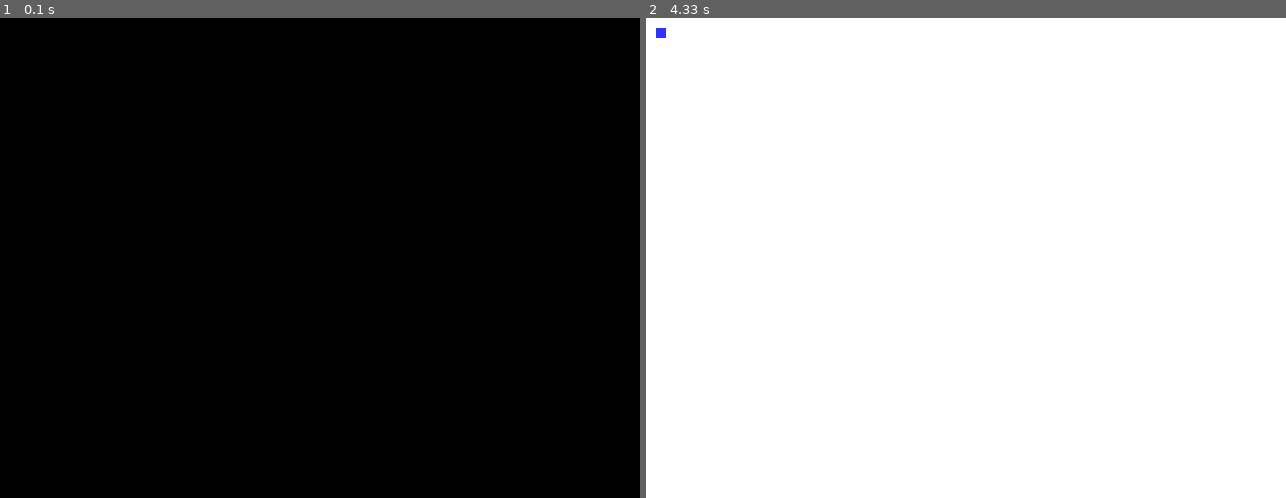
Above: before the commit, frames 1-2 (left to right).
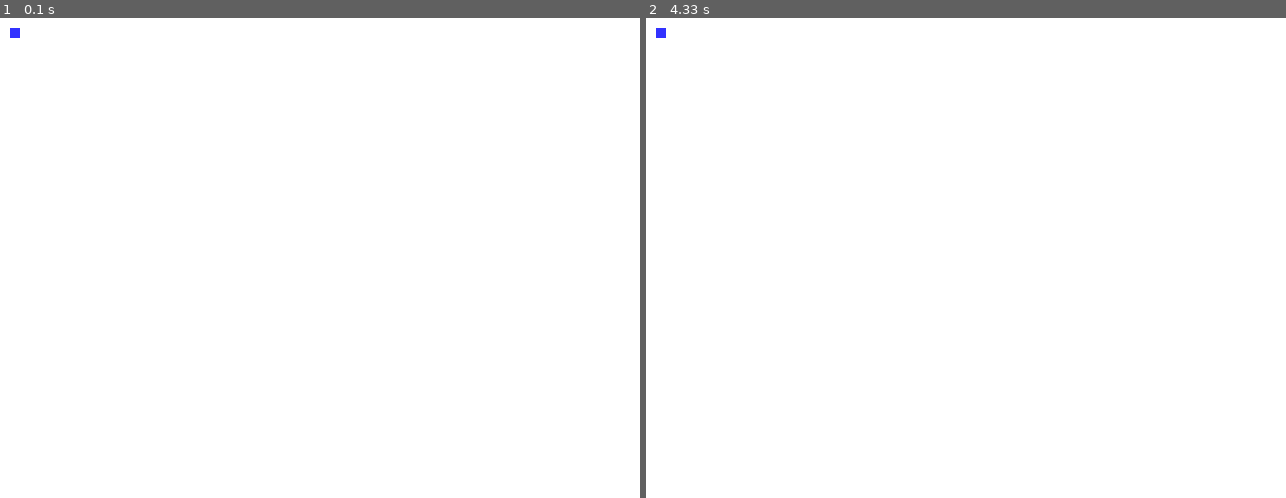
Above: after the commit, the same moments.

Repository: ErdemGunseli/Other
Game: pygame game, started from Pygame/Snakes_and_Ladders.py
Same seed, same stepped clock (60 frames per second), same inputs: the game is played once before the commit and once after it.
Inputs:
- Up to frame 1 (0.1 s): type "2 (at the terminal prompt)" at 0 s; type "2 (at the terminal prompt)" at 0 s
- Up to frame 2 (4.33 s): no input

The runs differ from the first frame. In frame 1, 100% of the frame differs, in the area x 0-100%, y 0-100%; in frame 2, nothing differs.

Commit message:
Update Snakes_and_Ladders.py

Diff:
--- a/Pygame/Snakes_and_Ladders.py
+++ b/Pygame/Snakes_and_Ladders.py
@@ -128,10 +128,6 @@
 numberOfLadders = len(ladderPositions)
 
 
-
-
-
-
 done = False
 
 clock = pygame.time.Clock()
@@ -151,12 +147,7 @@
 
 
 
-
-
-
-
     for i in range(len(playerGroup)): # Should be i in playerGroup - current state for testing purposes.
-        pygame.time.wait(2000) # Not Responding if there is a time delay <<<<<<<<<<<<<<<<<<<<<<<<<<<<<<<<<<<<<<<
         print("Player {}'s turn! ".format(str(i + 1)))
         playerGroup[i].move()
 
